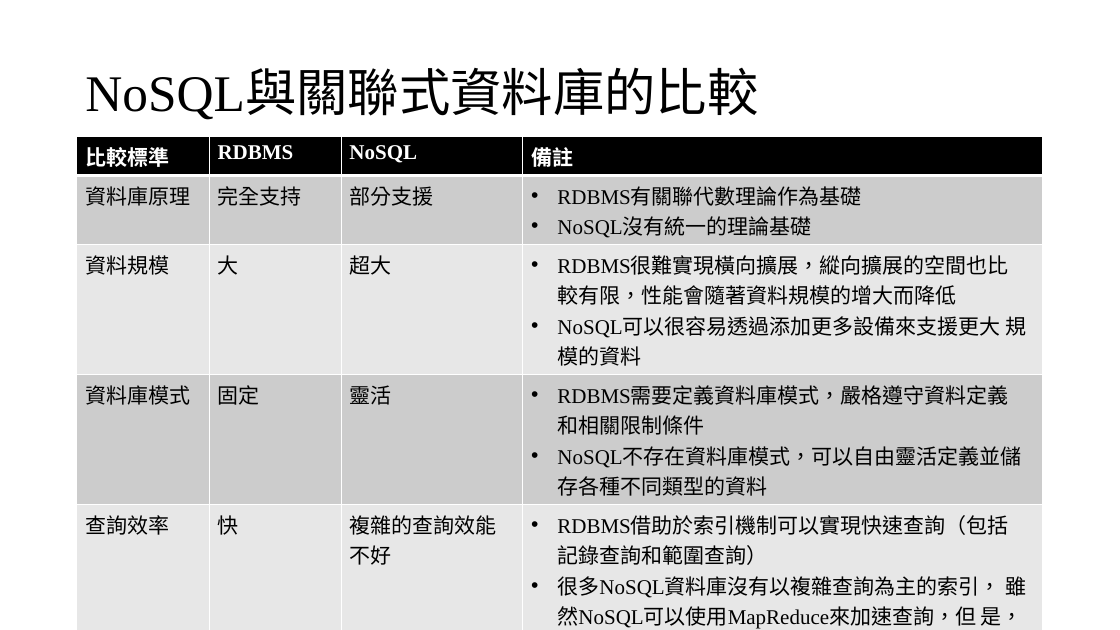
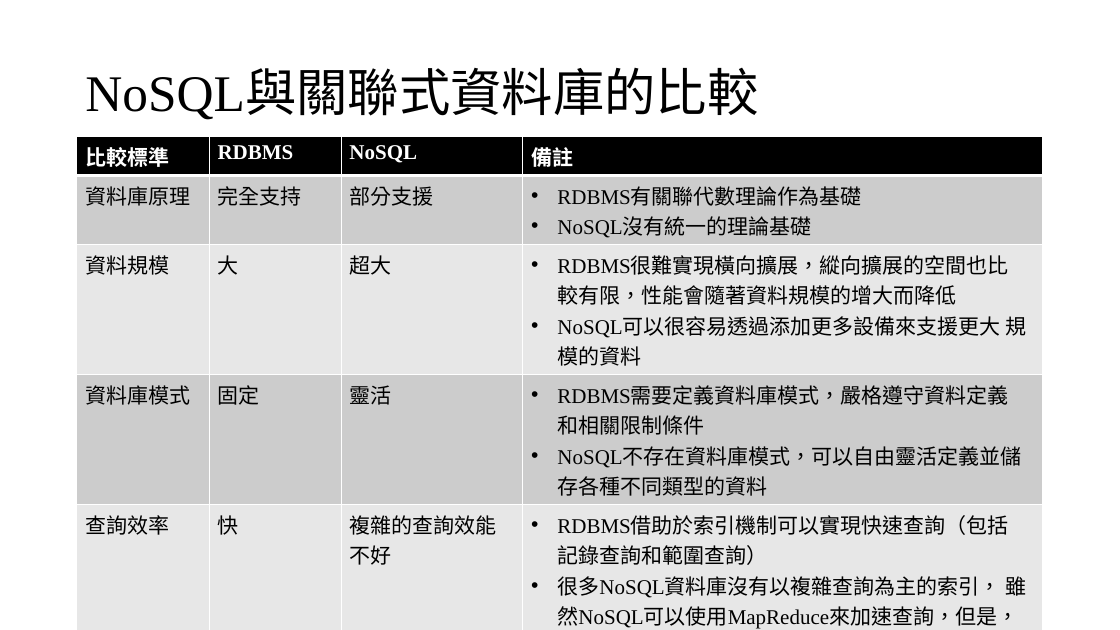
Before and after one commit to YuLiYangBryant/NoSQLReport, a slide deck: slide 8 of NoSQL.pptx. Drawn at 1120x630 pixels with LibreOffice and Linux fonts; fonts in the diff are those of the drawing. Boxes give left, top, right and bottom in pixels: in the first picture for what was removed or moved away, otherwise in the second. Text is boxed around its words. In the diff, an @@ line names an element or a change of style, - is before the commit and + after.

```diff
--- a/NoSQL.pptx
+++ b/NoSQL.pptx
@@ table at [77, 137, 1043, 630] @@
-row 5, column 4: RDBMS借助於索引機制可以實現快速查詢（包括 記錄查詢和範圍查詢） / 很多NoSQL資料庫沒有以複雜查詢為主的索引， 雖然NoSQL可以使用MapReduce來加速查詢，但 是，在複雜查詢方面的性能仍然不如RDBMS
+row 5, column 4: RDBMS借助於索引機制可以實現快速查詢（包括 記錄查詢和範圍查詢） / 很多NoSQL資料庫沒有以複雜查詢為主的索引， 雖然NoSQL可以使用MapReduce來加速查詢，但是，在複雜查詢方面的性能仍然不如RDBMS
```
Also in this commit, not shown: 3 other slides changed.
